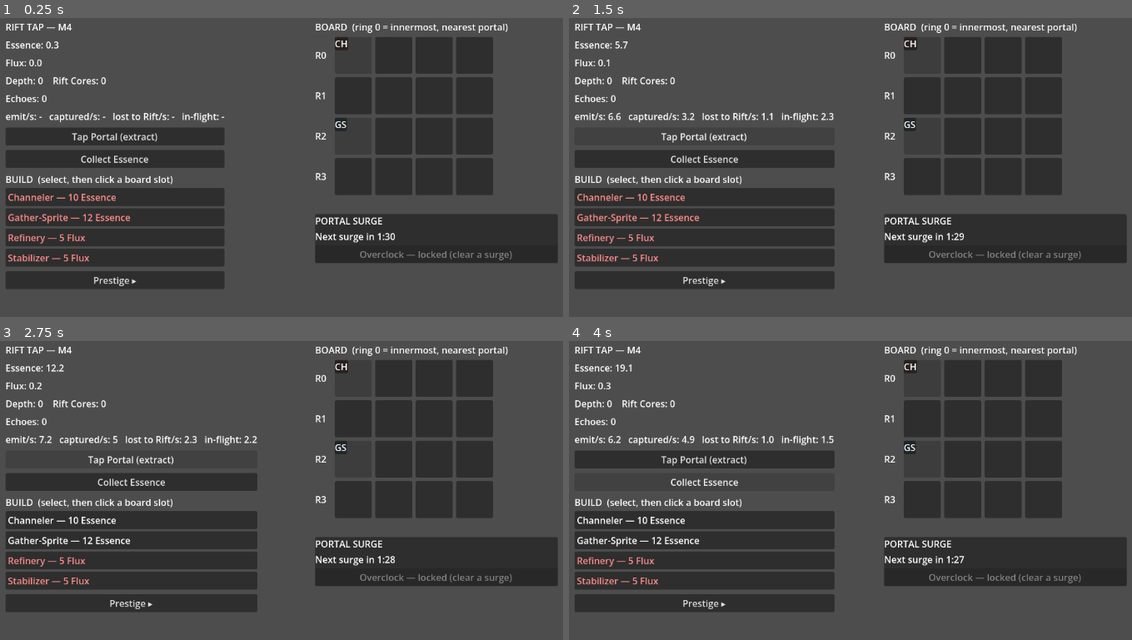
Above: before the commit, frames 1-4 (two rows, left to right).
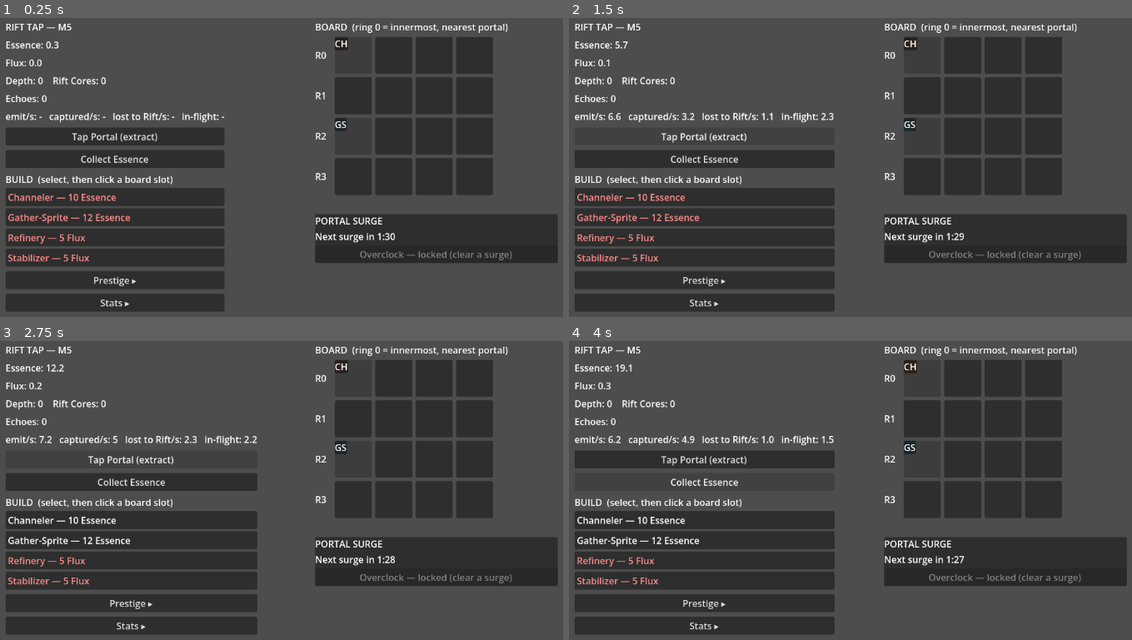
Above: after the commit, the same moments.

Repository: SebRobitaille/reboot-inc
Game: Godot game, scene res://scenes/main/Main.tscn
The game is run twice, just before and just after one commit, with the same random seed, the same clock (stepped at 60 frames per second) and the same inputs.
Inputs:
- Up to frame 1 (0.25 s): no input
- Up to frame 2 (1.5 s): click "Tap Portal (extract)" at 0.5 s; click "Tap Portal (extract)" at 1.25 s
- Up to frame 3 (2.75 s): click "Tap Portal (extract)" at 2 s
- Up to frame 4 (4 s): click "Collect Essence" at 2.75 s; click "Collect Essence" at 3.5 s

The runs differ from the first frame. In frame 1, 2.3% of the frame differs, in the area x 1-40%, y 1-99%; in frame 2, 2.7%, in the area x 1-48%, y 1-99%; in frame 3, 2.6%; in frame 4, 2.7%.

Commit message:
Add Rift Tap M5: stats panel & save/load persistence
Legibility + persistence (GDD §8/§9), no offline rewards:

- SaveManager autoload: serializes run + meta state to user://save.json,
  autosaves on a timer + key events + on quit, loads on launch. State
  restores exactly as left; time away grants nothing (per design call)
- GameState / PrestigeManager gain to_dict/from_dict; prestige factors are
  recomputed from owned nodes on load rather than stored
- Economy exposes per-ring captured/lost in stats_updated and persists
  in-flight essence; no offline replay
- Stats panel overlay: global throughput rates plus a per-ring
  emission/capacity/captured/lost breakdown with red bleed highlighting
  and an actionable "add collectors at ring N" hint; HUD gains a toggle

Co-Authored-By: Claude Opus 4.8 <noreply@anthropic.com>

Diff:
--- a/GodotProjects/void_miner/docs/rift_tap/autoload/balance.gd
+++ b/GodotProjects/void_miner/docs/rift_tap/autoload/balance.gd
@@ -75,6 +75,9 @@
 
 # Base seconds between auto-clicks at AUTOCLICK strength 1.0 (higher strength = faster).
 const AUTOCLICK_INTERVAL: float = 2.0
+
+# --- Persistence (M5) ---
+const AUTOSAVE_INTERVAL: float = 15.0   # seconds between background autosaves
 # Collapse value must grow by at least this fraction per second to count as "still
 # growing"; below it, the Collapse button glows (plateau = time to prestige).
 const PRESTIGE_PLATEAU_GROWTH: float = 0.02
--- a/GodotProjects/void_miner/docs/rift_tap/autoload/economy.gd
+++ b/GodotProjects/void_miner/docs/rift_tap/autoload/economy.gd
@@ -6,15 +6,22 @@
 var inflight: PackedFloat64Array      # essence currently traversing each ring
 var _accumulator: float = 0.0
 
-# Rolling 1-second stat accumulators (for the HUD).
+# Rolling 1-second stat accumulators (for the HUD + stats panel).
 var _stat_window: float = 0.0
 var _emitted_acc: float = 0.0
 var _captured_acc: float = 0.0
 var _lost_acc: float = 0.0
+# Per-ring captured / lost accumulators (parallel to the totals above).
+var _captured_ring: PackedFloat64Array
+var _lost_ring: PackedFloat64Array
 
 func _ready() -> void:
 	inflight = PackedFloat64Array()
 	inflight.resize(Balance.RING_COUNT)
+	_captured_ring = PackedFloat64Array()
+	_captured_ring.resize(Balance.RING_COUNT)
+	_lost_ring = PackedFloat64Array()
+	_lost_ring.resize(Balance.RING_COUNT)
 
 func _process(delta: float) -> void:
 	_accumulator += delta
@@ -53,6 +60,7 @@
 		var captured: float = minf(inflight[r], cap)
 		inflight[r] -= captured
 		captured_this_tick += captured
+		_captured_ring[r] += captured
 
 		# Remaining essence flows outward.
 		var outflow: float = inflight[r] * Balance.FLOW_FRACTION
@@ -61,6 +69,7 @@
 		# Drift loss on traversal (reduced by Stabilizers).
 		var drift: float = outflow * drift_loss
 		lost_this_tick += drift
+		_lost_ring[r] += drift
 		var kept: float = outflow - drift
 
 		if r < Balance.RING_COUNT - 1:
@@ -68,6 +77,7 @@
 		else:
 			# Past the outer ring -> reclaimed by the Rift.
 			lost_this_tick += kept
+			_lost_ring[r] += kept
 
 	# 3. Bank captured essence + the Flux throughput byproduct.
 	GameState.add_essence(captured_this_tick)
@@ -103,14 +113,34 @@
 			"captured_per_sec": _captured_acc * inv,
 			"lost_per_sec": _lost_acc * inv,
 			"inflight_total": _inflight_total(),
+			"captured_by_ring": _scaled(_captured_ring, inv),
+			"lost_by_ring": _scaled(_lost_ring, inv),
+			"inflight_by_ring": inflight.duplicate(),
 		})
 		_stat_window = 0.0
 		_emitted_acc = 0.0
 		_captured_acc = 0.0
 		_lost_acc = 0.0
+		for r in Balance.RING_COUNT:
+			_captured_ring[r] = 0.0
+			_lost_ring[r] = 0.0
+
+func _scaled(arr: PackedFloat64Array, factor: float) -> PackedFloat64Array:
+	var out := arr.duplicate()
+	for i in out.size():
+		out[i] *= factor
+	return out
 
 func _inflight_total() -> float:
 	var t := 0.0
 	for v in inflight:
 		t += v
 	return t
+
+# --- Save / load (M5) ---
+func inflight_to_array() -> Array:
+	return Array(inflight)
+
+func inflight_from_array(a: Array) -> void:
+	for r in mini(a.size(), inflight.size()):
+		inflight[r] = float(a[r])
--- a/GodotProjects/void_miner/docs/rift_tap/autoload/event_bus.gd
+++ b/GodotProjects/void_miner/docs/rift_tap/autoload/event_bus.gd
@@ -38,6 +38,8 @@
 # --- Run lifecycle ---
 ## Emitted after GameState resets to a fresh run (launch or collapse) so UI rebuilds.
 signal run_reset()
+## Emitted after a save file is loaded and applied (M5).
+signal game_loaded()
 
 # --- Prestige (M4) ---
 signal echoes_changed(echoes: float)
--- a/GodotProjects/void_miner/docs/rift_tap/autoload/game_state.gd
+++ b/GodotProjects/void_miner/docs/rift_tap/autoload/game_state.gd
@@ -219,6 +219,47 @@
 			return d
 	return null
 
+# --- Save / load (M5) ---
+## Run state only. Persistent prestige_* factors are recomputed from owned nodes
+## on load (PrestigeManager.apply_modifiers), so they aren't serialized here.
+func to_dict() -> Dictionary:
+	var places := []
+	for p in placements:
+		var data: BuildingData = p["data"]
+		places.append({ "id": String(data.id), "ring": p["ring"], "slot": p["slot"] })
+	var owned_out := {}
+	for k in _owned:
+		owned_out[String(k)] = _owned[k]
+	return {
+		"essence": essence, "flux": flux, "rift_cores": rift_cores, "depth": depth,
+		"extraction_mult": extraction_mult, "collection_mult": collection_mult,
+		"placements": places, "owned": owned_out,
+	}
+
+func from_dict(d: Dictionary) -> void:
+	essence = float(d.get("essence", 0.0))
+	flux = float(d.get("flux", 0.0))
+	rift_cores = int(d.get("rift_cores", 0))
+	depth = int(d.get("depth", 0))
+	extraction_mult = float(d.get("extraction_mult", 1.0))
+	collection_mult = float(d.get("collection_mult", 1.0))
+	surge_emission_mult = 1.0
+	surge_collection_mult = 1.0
+	placements.clear()
+	_owned.clear()
+	_occupied.clear()
+	for p in d.get("placements", []):
+		var data := find_in_catalog(StringName(p["id"]))
+		if data:
+			_place(data, int(p["ring"]), int(p["slot"]))
+	for k in d.get("owned", {}):
+		_owned[StringName(k)] = int(d["owned"][k])
+	EventBus.essence_changed.emit(essence)
+	EventBus.flux_changed.emit(flux)
+	EventBus.rift_cores_changed.emit(rift_cores)
+	EventBus.depth_changed.emit(depth)
+	EventBus.run_reset.emit()
+
 # --- Internals ---
 
 func _placement_bonus(data: BuildingData, ring: int) -> float:
--- a/GodotProjects/void_miner/docs/rift_tap/autoload/prestige_manager.gd
+++ b/GodotProjects/void_miner/docs/rift_tap/autoload/prestige_manager.gd
@@ -120,6 +120,21 @@
 	_last_collapse_value = value
 	EventBus.prestige_ready.emit(value, glow)
 
+# --- Save / load (M5) ---
+func to_dict() -> Dictionary:
+	var owned_out := []
+	for id in _owned:
+		owned_out.append(String(id))
+	return { "echoes": echoes, "owned": owned_out }
+
+func from_dict(d: Dictionary) -> void:
+	echoes = float(d.get("echoes", 0.0))
+	_owned.clear()
+	for id in d.get("owned", []):
+		_owned[StringName(id)] = true
+	apply_modifiers()
+	EventBus.echoes_changed.emit(echoes)
+
 # --- Loading ---
 
 func _load_catalog() -> void:
--- /dev/null
+++ b/GodotProjects/void_miner/docs/rift_tap/autoload/save_manager.gd
@@ -0,0 +1,72 @@
+extends Node
+## Persistence (M5): serializes run + meta state to user://save.json. Autosaves on a
+## timer and on key events, saves on quit, and loads on launch. NO offline rewards —
+## state restores exactly as left; time away grants nothing. Each owning system
+## provides its own to_dict/from_dict, so SaveManager stays a thin orchestrator.
+
+const SAVE_PATH := "user://save.json"
+const SAVE_VERSION := 1
+
+var _autosave_accum: float = 0.0
+
+func _ready() -> void:
+	# Save on the moments that matter, beyond the periodic autosave.
+	EventBus.building_placed.connect(_on_event.unbind(3))
+	EventBus.surge_resolved.connect(_on_event.unbind(1))
+	EventBus.prestige_completed.connect(_on_event.unbind(1))
+	EventBus.prestige_node_purchased.connect(_on_event.unbind(1))
+
+func _process(delta: float) -> void:
+	_autosave_accum += delta
+	if _autosave_accum >= Balance.AUTOSAVE_INTERVAL:
+		_autosave_accum = 0.0
+		save_game()
+
+func _notification(what: int) -> void:
+	if what == NOTIFICATION_WM_CLOSE_REQUEST or what == NOTIFICATION_EXIT_TREE:
+		save_game()
+
+func _on_event() -> void:
+	save_game()
+
+func has_save() -> bool:
+	return FileAccess.file_exists(SAVE_PATH)
+
+func save_game() -> void:
+	var data := {
+		"version": SAVE_VERSION,
+		"saved_unix": Time.get_unix_time_from_system(),
+		"game": GameState.to_dict(),
+		"prestige": PrestigeManager.to_dict(),
+		"inflight": Economy.inflight_to_array(),
+	}
+	var f := FileAccess.open(SAVE_PATH, FileAccess.WRITE)
+	if f == null:
+		push_warning("SaveManager: cannot write %s" % SAVE_PATH)
+		return
+	f.store_string(JSON.stringify(data, "\t"))
+	f.close()
+
+## Returns true if a save was loaded. Restores meta first (so prestige factors are
+## set before run state is rebuilt), then run state, then in-flight essence.
+func load_game() -> bool:
+	if not has_save():
+		return false
+	var f := FileAccess.open(SAVE_PATH, FileAccess.READ)
+	if f == null:
+		return false
+	var text := f.get_as_text()
+	f.close()
+	var parsed: Variant = JSON.parse_string(text)
+	if typeof(parsed) != TYPE_DICTIONARY:
+		push_warning("SaveManager: corrupt save, ignoring.")
+		return false
+	PrestigeManager.from_dict(parsed.get("prestige", {}))
+	GameState.from_dict(parsed.get("game", {}))
+	Economy.inflight_from_array(parsed.get("inflight", []))
+	EventBus.game_loaded.emit()
+	return true
+
+func delete_save() -> void:
+	if has_save():
+		DirAccess.remove_absolute(SAVE_PATH)
--- a/GodotProjects/void_miner/docs/rift_tap/project.godot
+++ b/GodotProjects/void_miner/docs/rift_tap/project.godot
@@ -19,3 +19,4 @@
 Economy="*res://autoload/economy.gd"
 SurgeManager="*res://autoload/surge_manager.gd"
 PrestigeManager="*res://autoload/prestige_manager.gd"
+SaveManager="*res://autoload/save_manager.gd"
--- a/GodotProjects/void_miner/docs/rift_tap/scenes/main/main.gd
+++ b/GodotProjects/void_miner/docs/rift_tap/scenes/main/main.gd
@@ -7,6 +7,7 @@
 const BuildMenuScene := preload("res://scenes/ui/BuildMenu.tscn")
 const SurgeBannerScene := preload("res://scenes/ui/SurgeBanner.tscn")
 const PrestigeScreenScene := preload("res://scenes/ui/PrestigeScreen.tscn")
+const StatsPanelScene := preload("res://scenes/ui/StatsPanel.tscn")
 
 var _essence_label: Label
 var _flux_label: Label
@@ -14,11 +15,14 @@
 var _depth_label: Label
 var _echoes_label: Label
 var _prestige_screen: PanelContainer
+var _stats_panel: PanelContainer
 
 func _ready() -> void:
 	# Loadout first: the shop reads GameState.catalog and the board reads
 	# GameState.placements during their _ready, so state must exist before mount.
 	GameState.setup_run()
+	# Restore a save over the fresh run if one exists (no offline rewards).
+	SaveManager.load_game()
 
 	_build_ui()
 
@@ -34,7 +38,7 @@
 	_on_depth_or_cores_changed()
 	_on_echoes_changed(PrestigeManager.echoes)
 
-	print("[Rift Tap] M4 running. Economy tick = %s s." % Balance.ECON_TICK)
+	print("[Rift Tap] M5 running. Economy tick = %s s." % Balance.ECON_TICK)
 
 func _build_ui() -> void:
 	var layer := CanvasLayer.new()
@@ -46,7 +50,7 @@
 	layer.add_child(panel)
 
 	var title := Label.new()
-	title.text = "RIFT TAP — M4"
+	title.text = "RIFT TAP — M5"
 	panel.add_child(title)
 
 	_essence_label = Label.new()
@@ -100,6 +104,17 @@
 	prestige_toggle.pressed.connect(func() -> void: _prestige_screen.visible = not _prestige_screen.visible)
 	panel.add_child(prestige_toggle)
 
+	# M5 stats panel (hidden overlay) + a HUD toggle to open it.
+	_stats_panel = StatsPanelScene.instantiate()
+	_stats_panel.position = Vector2(180, 90)
+	_stats_panel.hide()
+	layer.add_child(_stats_panel)
+
+	var stats_toggle := Button.new()
+	stats_toggle.text = "Stats ▸"
+	stats_toggle.pressed.connect(func() -> void: _stats_panel.visible = not _stats_panel.visible)
+	panel.add_child(stats_toggle)
+
 func _on_essence_changed(value: float) -> void:
 	_essence_label.text = "Essence: %s" % NumberFormat.format(value)
 
--- /dev/null
+++ b/GodotProjects/void_miner/docs/rift_tap/scenes/ui/StatsPanel.tscn
@@ -0,0 +1,6 @@
+[gd_scene load_steps=2 format=3]
+
+[ext_resource type="Script" path="res://scenes/ui/stats_panel.gd" id="1_stats"]
+
+[node name="StatsPanel" type="PanelContainer"]
+script = ExtResource("1_stats")
--- /dev/null
+++ b/GodotProjects/void_miner/docs/rift_tap/scenes/ui/stats_panel.gd
@@ -0,0 +1,95 @@
+extends PanelContainer
+## Stats & legibility panel (GDD §8): global throughput rates plus a per-ring
+## emission / capacity / captured / lost breakdown so the player can see exactly
+## where essence is bleeding to the Rift. Toggle overlay; updates on stats_updated.
+
+const LOST_HIGHLIGHT := 0.01            # lost/s above this marks a ring as bleeding
+const BLEED_COLOR := Color(1.0, 0.55, 0.55)
+const OK_COLOR := Color(0.6, 0.9, 0.6)
+
+var _global: Label
+var _rows: Array = []                   # per ring: { emit, cap, captured, lost }
+var _hint: Label
+
+func _ready() -> void:
+	_build()
+	EventBus.stats_updated.connect(_on_stats)
+
+func _build() -> void:
+	var root := VBoxContainer.new()
+	root.add_theme_constant_override("separation", 8)
+	add_child(root)
+
+	var header := HBoxContainer.new()
+	header.add_theme_constant_override("separation", 16)
+	root.add_child(header)
+	var title := Label.new()
+	title.text = "STATS"
+	header.add_child(title)
+	var close := Button.new()
+	close.text = "Close ✕"
+	close.pressed.connect(func() -> void: hide())
+	header.add_child(close)
+
+	_global = Label.new()
+	root.add_child(_global)
+
+	var grid := GridContainer.new()
+	grid.columns = 5
+	grid.add_theme_constant_override("h_separation", 18)
+	grid.add_theme_constant_override("v_separation", 2)
+	root.add_child(grid)
+	for h in ["Ring", "Emit/s", "Cap/s", "Captured/s", "Lost/s"]:
+		var hl := Label.new()
+		hl.text = h
+		grid.add_child(hl)
+	for r in Balance.RING_COUNT:
+		var ring_lbl := Label.new()
+		ring_lbl.text = "R%d" % r
+		grid.add_child(ring_lbl)
+		var emit := Label.new(); grid.add_child(emit)
+		var cap := Label.new(); grid.add_child(cap)
+		var captured := Label.new(); grid.add_child(captured)
+		var lost := Label.new(); grid.add_child(lost)
+		_rows.append({ "emit": emit, "cap": cap, "captured": captured, "lost": lost })
+
+	_hint = Label.new()
+	root.add_child(_hint)
+
+func _on_stats(stats: Dictionary) -> void:
+	var captured_s: float = stats["captured_per_sec"]
+	var flux_s := captured_s * Balance.FLUX_RATE * GameState.flux_mult()
+	_global.text = "Essence in: %s/s   Captured: %s/s   Lost to Rift: %s/s   Flux: %s/s   In-flight: %s\nDepth: %d   Rift Cores: %d   Echoes: %s" % [
+		NumberFormat.format(stats["emit_per_sec"]),
+		NumberFormat.format(captured_s),
+		NumberFormat.format(stats["lost_per_sec"]),
+		NumberFormat.format(flux_s),
+		NumberFormat.format(stats["inflight_total"]),
+		GameState.depth, GameState.rift_cores, NumberFormat.format(PrestigeManager.echoes),
+	]
+
+	var emission := GameState.emission_by_ring()
+	var capacity := GameState.collection_by_ring()
+	var captured_ring: PackedFloat64Array = stats["captured_by_ring"]
+	var lost_ring: PackedFloat64Array = stats["lost_by_ring"]
+	var worst_ring := -1
+	var worst_lost := 0.0
+	for r in Balance.RING_COUNT:
+		var row: Dictionary = _rows[r]
+		row["emit"].text = NumberFormat.format(emission[r])
+		row["cap"].text = NumberFormat.format(capacity[r])
+		row["captured"].text = NumberFormat.format(captured_ring[r])
+		row["lost"].text = NumberFormat.format(lost_ring[r])
+		var bleeding := lost_ring[r] > LOST_HIGHLIGHT
+		row["lost"].modulate = BLEED_COLOR if bleeding else Color.WHITE
+		if lost_ring[r] > worst_lost:
+			worst_lost = lost_ring[r]
+			worst_ring = r
+
+	if worst_ring >= 0 and worst_lost > LOST_HIGHLIGHT:
+		_hint.text = "⚠ Bleeding ~%s/s to the Rift around ring %d — add collectors there or upstream." % [
+			NumberFormat.format(worst_lost), worst_ring]
+		_hint.modulate = BLEED_COLOR
+	else:
+		_hint.text = "✓ Flow balanced — little lost to the Rift."
+		_hint.modulate = OK_COLOR
Not shown, added: GodotProjects/void_miner/docs/rift_tap/autoload/save_manager.gd.uid
Not shown, added: GodotProjects/void_miner/docs/rift_tap/scenes/ui/stats_panel.gd.uid
